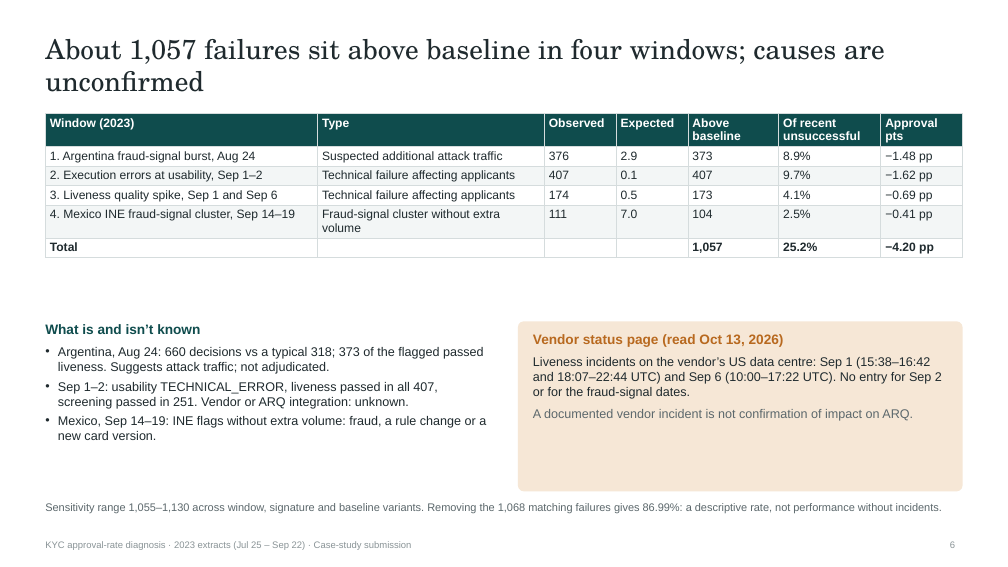
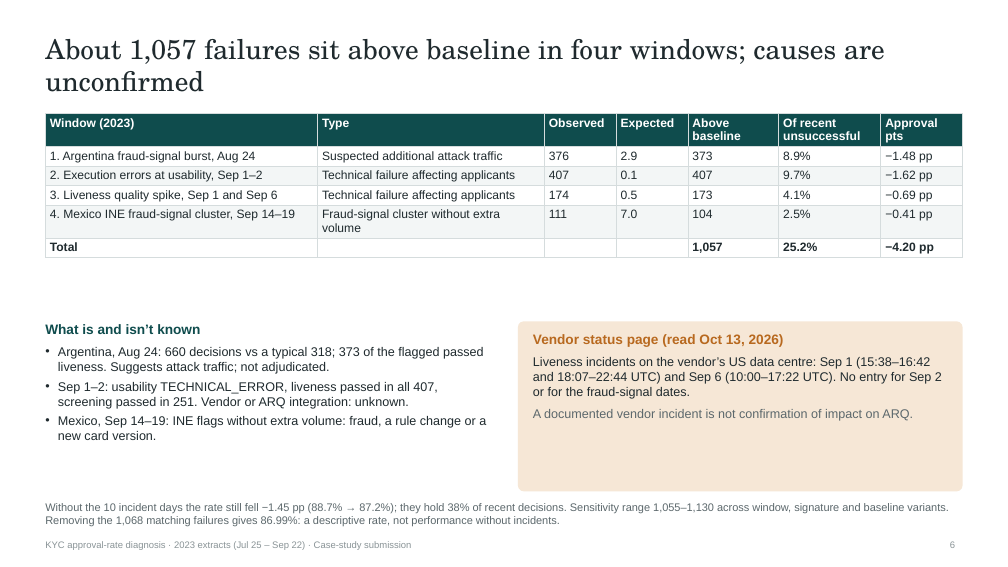
Before and after one commit to prosolkin/arq-kyc, a slide deck: slide 6 of analysis/export/kyc-approval-deck.pptx. Drawn at 1008x567 pixels with LibreOffice and Linux fonts; fonts in the diff are those of the drawing. Boxes give left, top, right and bottom in pixels: in the first picture for what was removed or moved away, otherwise in the second. Text is boxed around its words. In the diff, an @@ line names an element or a change of style, - is before the commit and + after.

```diff
--- a/analysis/export/kyc-approval-deck.pptx
+++ b/analysis/export/kyc-approval-deck.pptx
@@ text at (45, 503, 948, 527): text changed @@
-Sensitivity range 1,055–1,130 across window, signature and baseline variants. Removing the 1,068 matching failures gives 86.99%: a descriptive rate, not performance without incidents.
+Without the 10 incident days the rate still fell −1.45 pp (88.7% → 87.2%); they hold 38% of recent decisions. Sensitivity range 1,055–1,130 across window, signature and baseline variants. Removing the 1,068 matching failures gives 86.99%: a descriptive rate, not performance without incidents.
```
Also in this commit, not shown: 4 other slides changed, 1 slide added, 1 slide removed, 20 other files.
